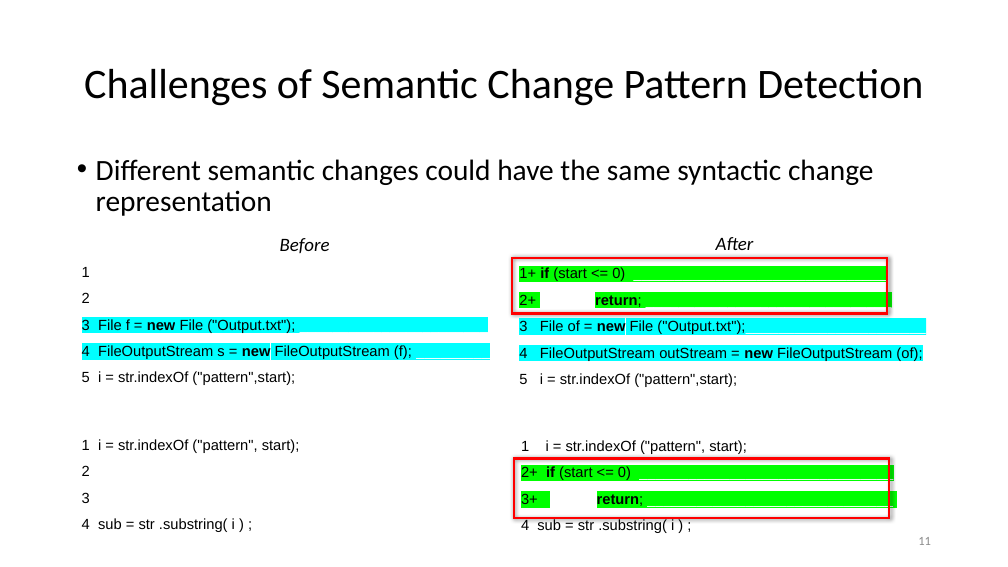
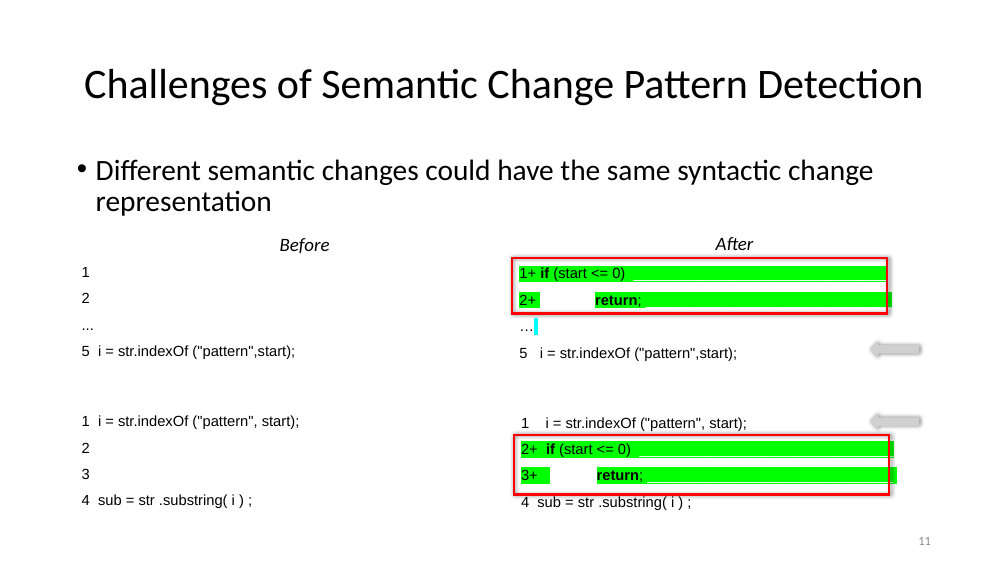
Before and after one commit to nguyenhoan/CPatMiner, a slide deck: slide 11 of CPatMiner_2.pptx. Drawn at 1008x567 pixels with LibreOffice and Linux fonts; fonts in the diff are those of the drawing; grey boxes stand for pictures. Boxes give left, top, right and bottom in pixels: in the first picture for what was removed or moved away, otherwise in the second. Text is boxed around its words. In the diff, an @@ line names an element or a change of style, - is before the commit and + after.

```diff
--- a/CPatMiner_2.pptx
+++ b/CPatMiner_2.pptx
@@ text at bbox=[82, 319, 412, 359]: text changed @@
-3 File f = new File ("Output.txt"); _______________________
-4 FileOutputStream s = new FileOutputStream (f); _________
+...
@@ text at bbox=[519, 319, 925, 361]: text changed @@
-3 File of = new File ("Output.txt");______________________
-4 FileOutputStream outStream = new FileOutputStream (of);
+…
@@ picture added at bbox=[870, 341, 920, 358] @@
@@ picture added at bbox=[870, 413, 920, 430] @@
@@ 2 texts, 1 rectangle: place and size @@
-2 texts, 1 rectangle at bbox=[82, 373, 889, 533]
+2 texts, 1 rectangle at bbox=[82, 268, 889, 510]
```
Also in this commit, not shown: 9 other slides changed, 3 slides removed.
